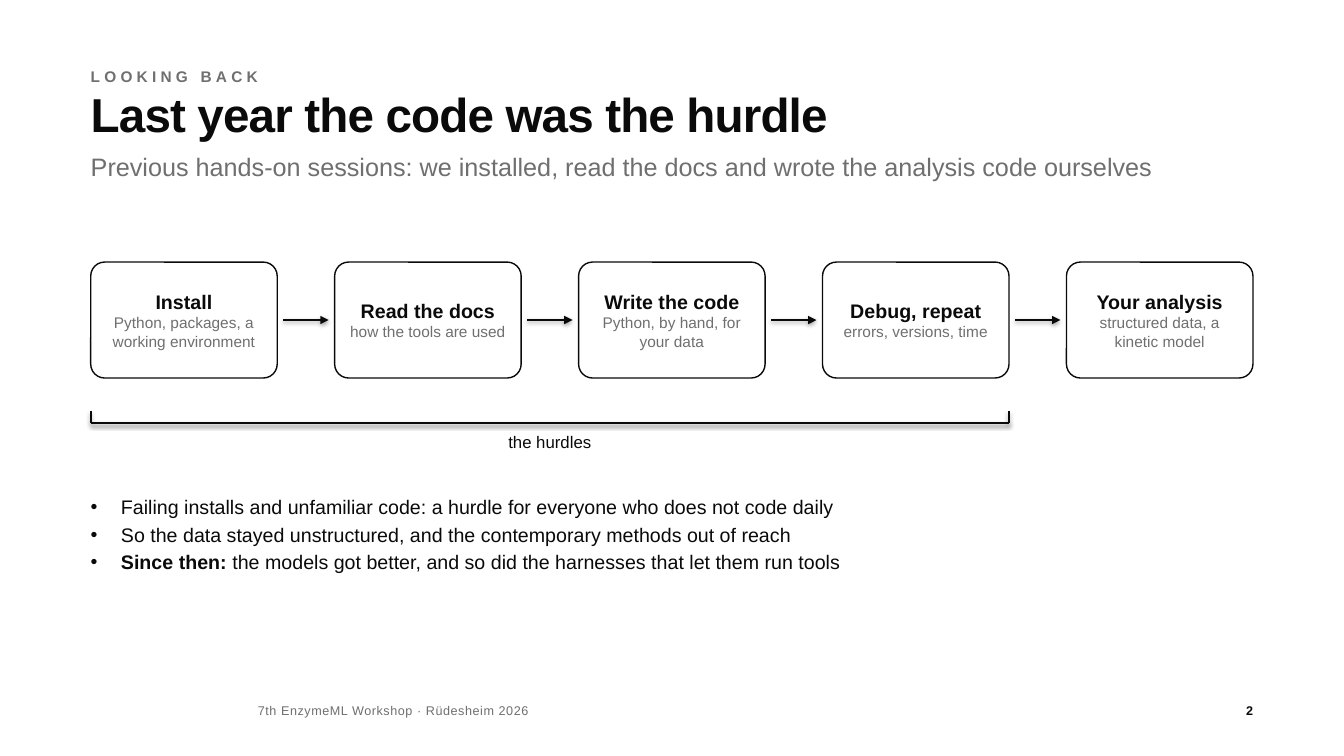
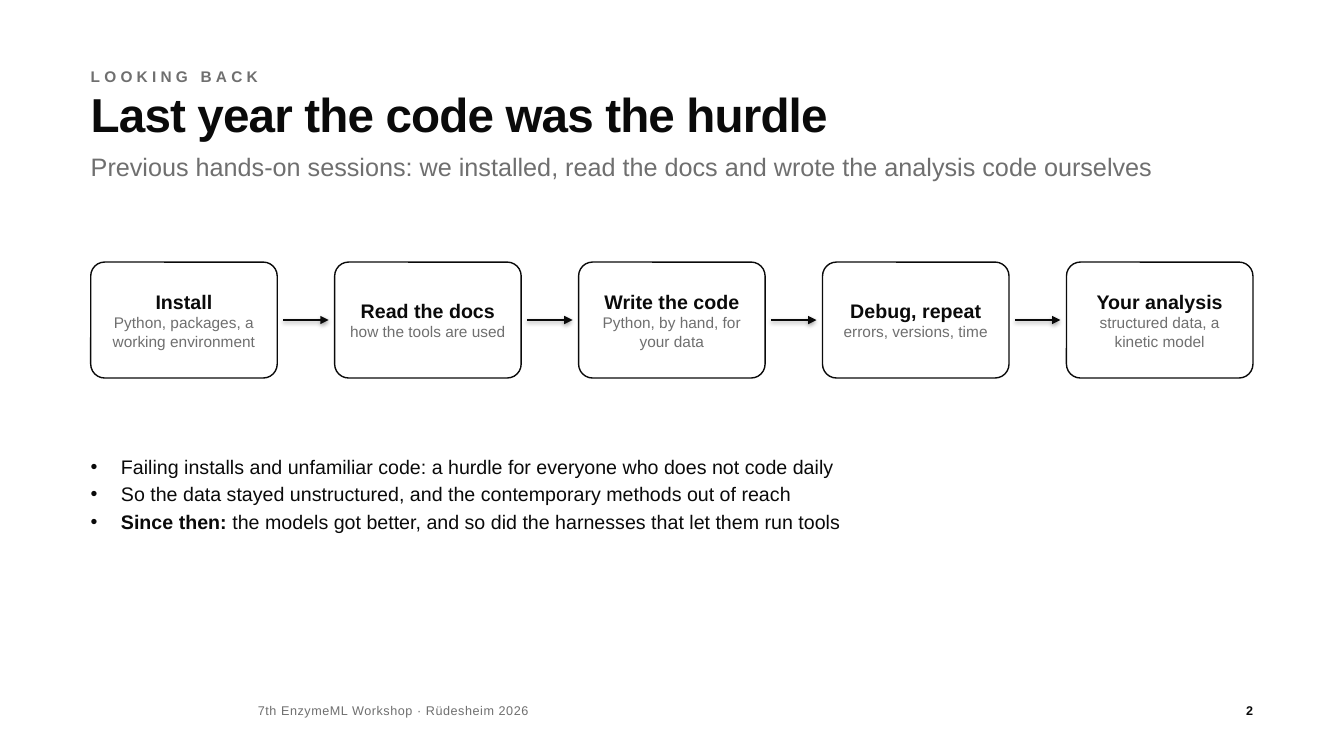
Before and after one commit to haeussma/enzymeml-workshop-modelling-2026, a slide deck: slide 2 of slides/workshop.pptx. Drawn at 1344x756 pixels with LibreOffice and Linux fonts; fonts in the diff are those of the drawing; background and template pictures are left out. Boxes give left, top, right and bottom in pixels: in the first picture for what was removed or moved away, otherwise in the second. Text is boxed around its words. In the diff, an @@ line names an element or a change of style, - is before the commit and + after.

```diff
--- a/slides/workshop.pptx
+++ b/slides/workshop.pptx
@@ line removed from (91, 411) to (91, 423) @@
@@ line removed from (1009, 411) to (1009, 423) @@
@@ line removed from (91, 423) to (1009, 423) @@
@@ text removed at (508,436,591,448) @@
-the hurdles
@@ text "Failing installs and unfamiliar code: ...": place and size @@
-text "Failing installs and unfamiliar code: ..." at (121,499,839,573)
+text "Failing installs and unfamiliar code: ..." at (121,459,839,533)
```
Also in this commit, not shown: 2 other files.
